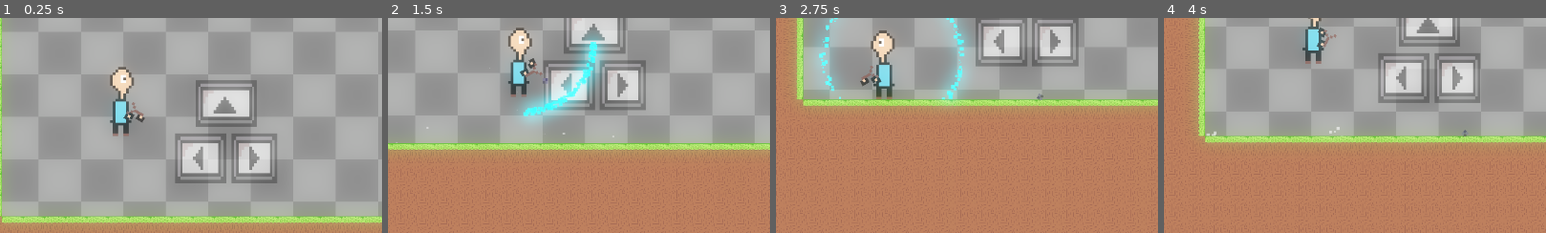
Above: before the commit, frames 1-4 (left to right).
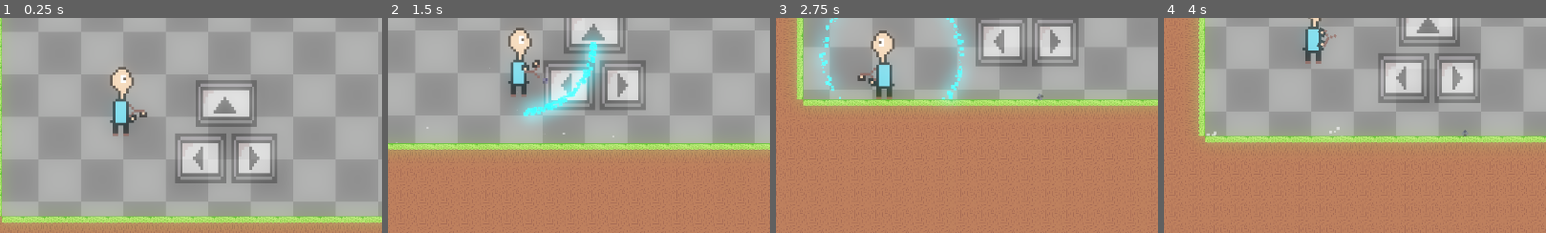
Above: after the commit, the same moments.

Repository: abc-is-here/protect-with-stones
Game: Godot game, scene res://scenes/world.tscn
Same seed, same stepped clock (60 frames per second), same inputs: the game is played once before the commit and once after it.
Inputs (mouse positions are % of the whole screen's width and height, from its top left):
- Up to frame 1 (0.25 s): no input
- Up to frame 2 (1.5 s): tap Enter at 0.5 s; move the mouse to (72, 45) at 0.52 s; hold Right (right) 0.53-1.25 s; hold Right mouse button (drag) 0.53-1.25 s; click (72, 45) at 0.67 s; tap Space (jump) at 0.77 s; drag from (30, 55) to (96, 59) at 1.27 s
- Up to frame 3 (2.75 s): move the mouse to (60, 28) at 2.02 s; hold Left (left) from 2.03 s (still down); hold Q (shield) from 2.03 s (still down)
- Up to frame 4 (4 s): release Left (left) at 2.75 s; release Q (shield) at 2.75 s; drag from (45, 70) to (68, 57) at 2.77 s; move the mouse to (80, 65) at 3.52 s; hold Right (right) from 3.53 s (still down); hold Shift (run) from 3.53 s (still down); tap Space (jump) at 3.77 s
The pictures show only the part of the screen within x 34-84%, y 38-88%; the shares and areas given below are measured in that part.

The runs differ from the first frame. In frame 1, 0.2% of the frame differs, in the area x 32-39%, y 39-49%; in frame 2, 0.3%, in the area x 34-41%, y 18-28%; in frame 3, 0.2%; in frame 4, nothing differs.

Commit message:
increased the shoot angle
Making it shoot in the direction of mouse doesn't make complete sense when it is behind the player

Diff:
--- a/scripts/box_explode.gd
+++ b/scripts/box_explode.gd
@@ -16,7 +16,7 @@
 	if blast_collision_area:
 		var blast_col = blast_collision_area.instantiate()
 		blast_col.global_position = global_position
-		get_tree().current_scene.add_child(blast_col)
+		get_tree().current_scene.call_deferred("add_child", blast_col)
 
 	queue_free()
 
--- a/scripts/player.gd
+++ b/scripts/player.gd
@@ -102,7 +102,7 @@
 		projectile_path.visible = false
 
 	slingshot.look_at(get_global_mouse_position())
-	slingshot.rotation = clamp(slingshot.rotation, deg_to_rad(-60), deg_to_rad(60))
+	slingshot.rotation = clamp(slingshot.rotation, deg_to_rad(-90), deg_to_rad(90))
 
 	standing_on_box = false
 	if rc_bottom.is_colliding():
Not shown, changed: export_presets.cfg
